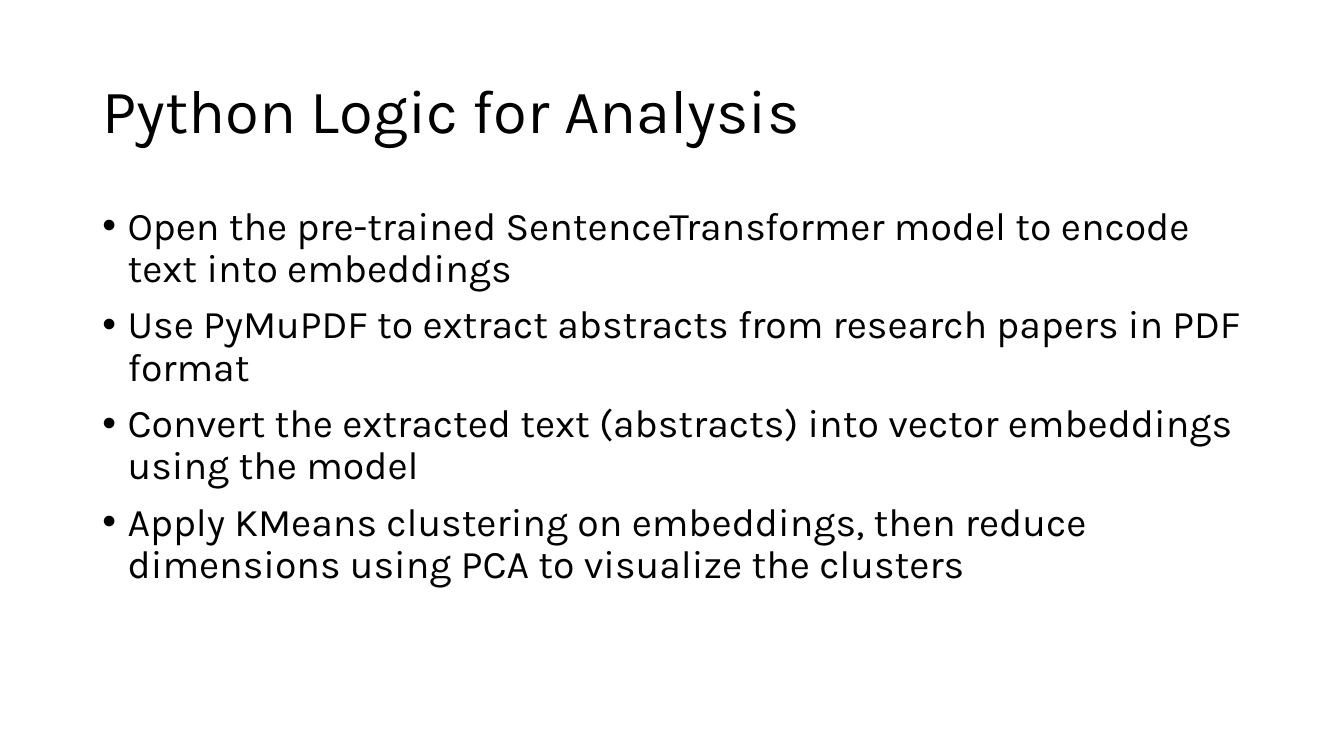
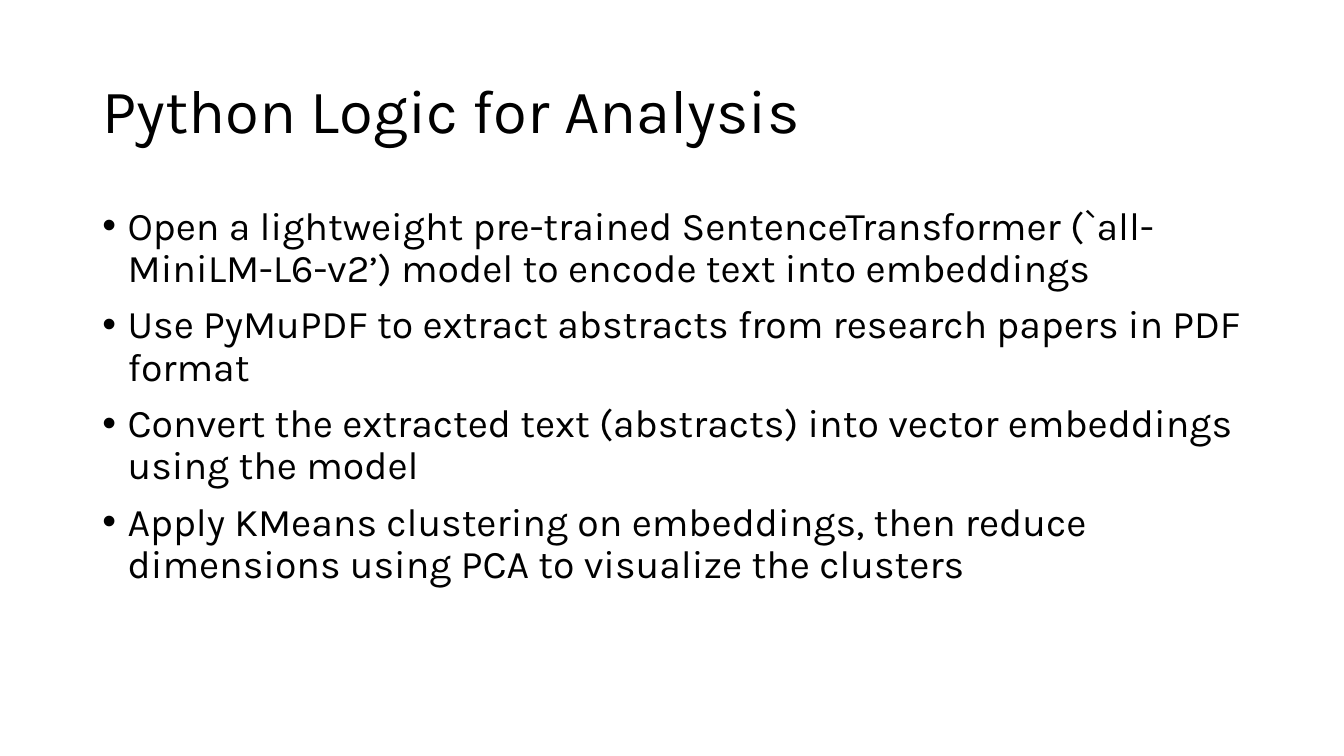
Before and after one commit to henryroeth/research-paper-organizer, a slide deck: slide 5 of docs/Progress_Report_1_HKR.pptx. Drawn at 1344x756 pixels with LibreOffice and Linux fonts; fonts in the diff are those of the drawing. Boxes give left, top, right and bottom in pixels: in the first picture for what was removed or moved away, otherwise in the second. Text is boxed around its words. In the diff, an @@ line names an element or a change of style, - is before the commit and + after.

```diff
--- a/docs/Progress_Report_1_HKR.pptx
+++ b/docs/Progress_Report_1_HKR.pptx
@@ text at box(128, 210, 1154, 292): text changed @@
-• Open the pre-trained SentenceTransformer model to encode text into embeddings
+• Open a lightweight pre-trained SentenceTransformer (`all-MiniLM-L6-v2’) model to encode text into embeddings
```
Also in this commit, not shown: 2 other slides changed, 2 other files.
